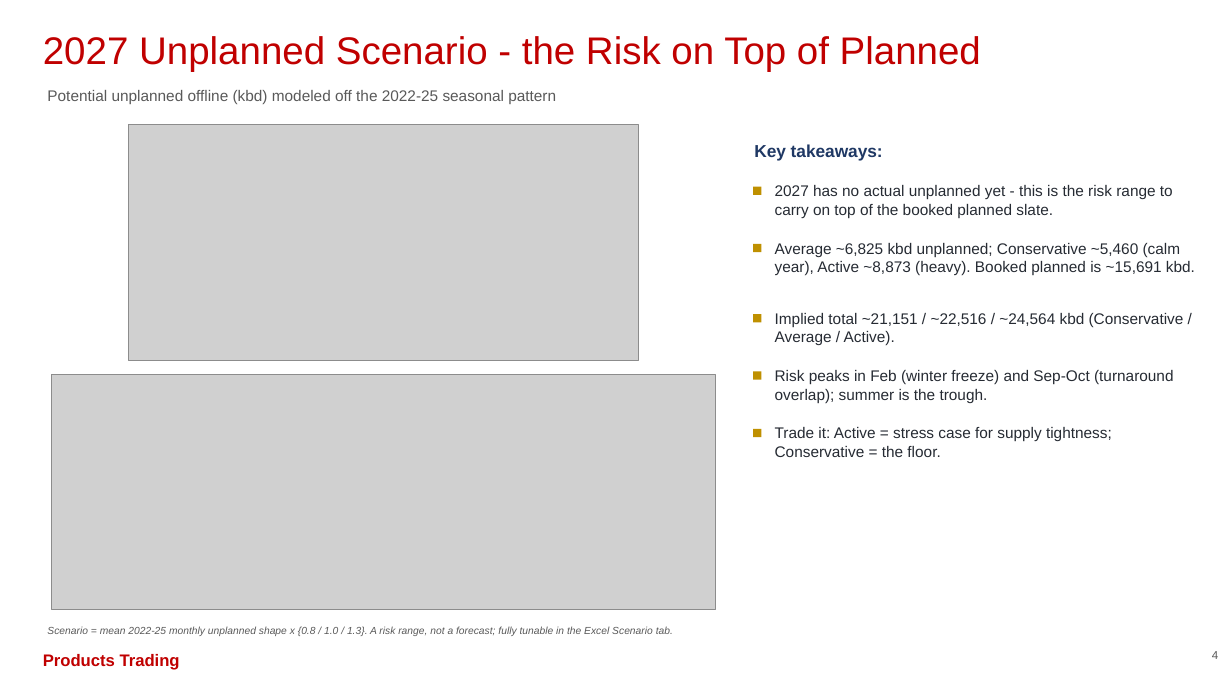
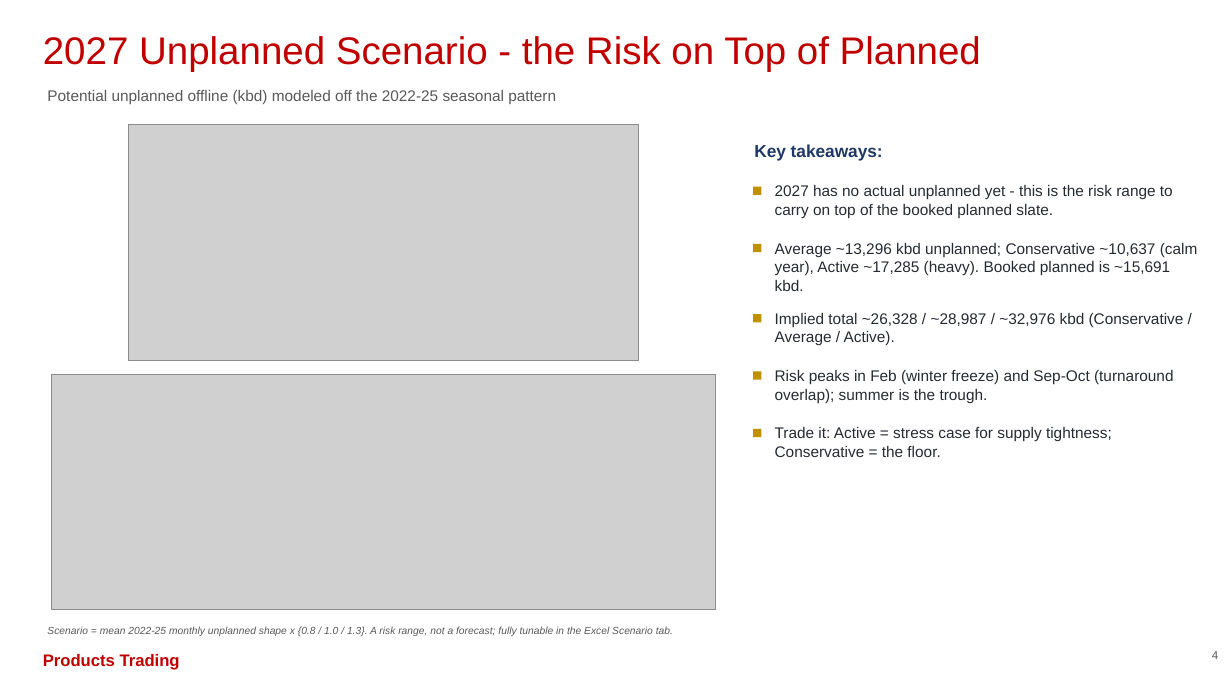
Before and after one commit to HoldenCole/Outages-script, a slide deck: slide 5 of output/outage_deck.pptx. Drawn at 1232x693 pixels with LibreOffice and Linux fonts; fonts in the diff are those of the drawing; grey boxes stand for pictures. Boxes give left, top, right and bottom in pixels: in the first picture for what was removed or moved away, otherwise in the second. Text is boxed around its words. In the diff, an @@ line names an element or a change of style, - is before the commit and + after.

```diff
--- a/output/outage_deck.pptx
+++ b/output/outage_deck.pptx
@@ text at <box>775,243,1198,291</box>: text changed @@
-Average ~6,825 kbd unplanned; Conservative ~5,460 (calm year), Active ~8,873 (heavy). Booked planned is ~15,691 kbd.
+Average ~13,296 kbd unplanned; Conservative ~10,637 (calm year), Active ~17,285 (heavy). Booked planned is ~15,691 kbd.
@@ text at <box>775,313,1184,345</box>: text changed @@
-Implied total ~21,151 / ~22,516 / ~24,564 kbd (Conservative / Average / Active).
+Implied total ~26,328 / ~28,987 / ~32,976 kbd (Conservative / Average / Active).
```
Also in this commit, not shown: 4 other files.
